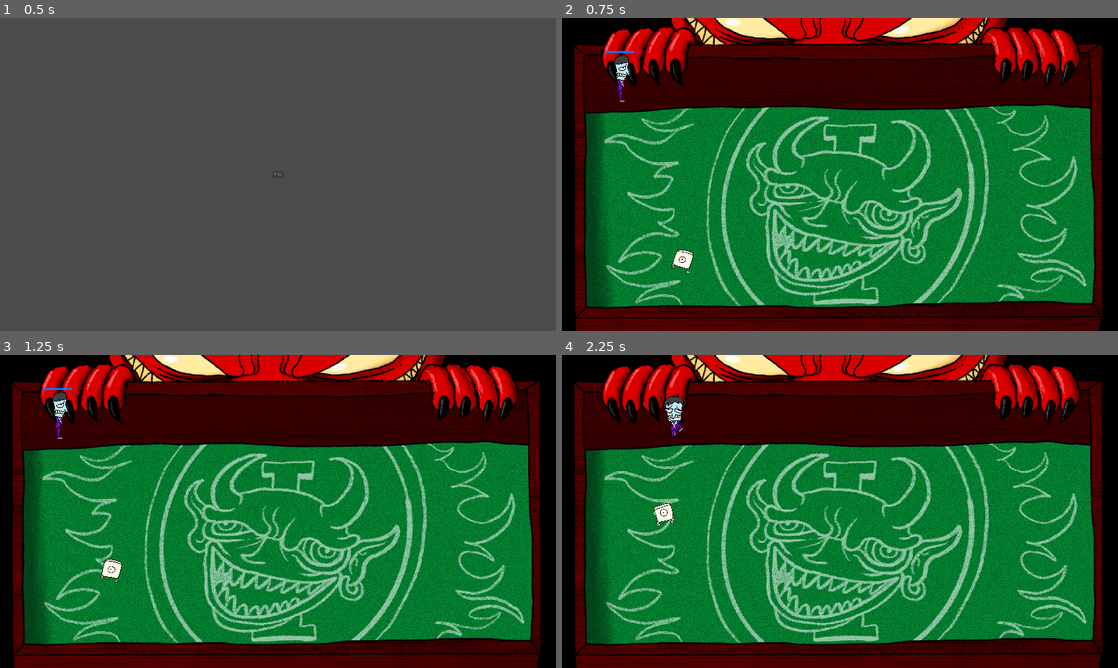
Above: before the commit, frames 1-4 (two rows, left to right).
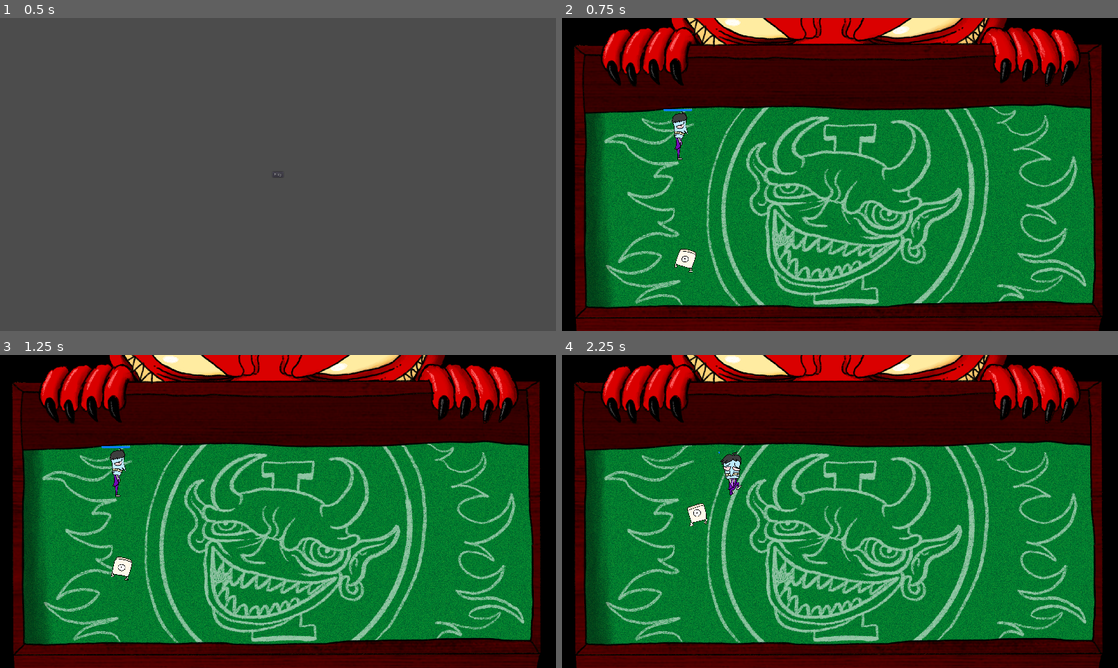
Above: after the commit, the same moments.

Repository: TheSeahorse/GMTK2022
Game: Godot game, scene res://Main.tscn
The game is run twice, just before and just after one commit, with the same random seed, the same clock (stepped at 60 frames per second) and the same inputs.
Inputs (mouse positions are in pixels of both pictures, inside the frame that each line leads up to):
- Up to frame 1 (0.5 s): no input
- Up to frame 2 (0.75 s): click "Play" at 0.5 s
- Up to frame 3 (1.25 s): no input
- Up to frame 4 (2.25 s): move the mouse to (962, 495) at 1.27 s; hold D (move_right) 1.28-2.03 s; hold Right mouse button (attack) 1.28-2.03 s; move the mouse to (728, 527) at 2.02 s; hold S (move_down) from 2.03 s (still down); right-click (728, 527) at 2.1 s

Frame 1 is identical in both runs. In frame 2, 0.7% of the frame differs, in the area x 7-25%, y 10-82%; in frame 3, 0.8%; in frame 4, 1.0%, in the area x 16-33%, y 12-55%.

Commit message:
Added wall collision and tweaked player hitbox

Diff:
--- a/Game.gd
+++ b/Game.gd
@@ -15,7 +15,7 @@
 func _ready():
     rng.randomize()
     player = Player.instance()
-    player.position = Vector2(200,200)
+    player.position = Vector2(400,400)
     player.connect("enemy_detected", self, "_player_detected_enemy")
     add_child(player)
     add_enemy()
--- a/Game.tscn
+++ b/Game.tscn
@@ -23,4 +23,10 @@
 
 [node name="Enemies" type="Node2D" parent="."]
 
+[node name="Walls" type="StaticBody2D" parent="."]
+collision_mask = 0
+
+[node name="CollisionPolygon2D" type="CollisionPolygon2D" parent="Walls"]
+polygon = PoolVector2Array( 78, 328, 82, 1002, 1832, 986, 1838, 832, 1834, 556, 1828, 516, 1822, 312, 1636, 300, 1467, 308, 1259, 312, 944, 314, 657, 310, 373, 310, 219, 322, 36, 328, 40, 94, 1858, 94, 1874, 1079, 38, 1081, 40, 352, 80, 290 )
+
 [connection signal="timeout" from="EnemySpawnTimer" to="." method="_on_EnemySpawnTimer_timeout"]
--- a/Player.tscn
+++ b/Player.tscn
@@ -192,12 +192,11 @@
 } ]
 
 [sub_resource type="CapsuleShape2D" id=10]
-radius = 12.0
-height = 116.0
+height = 48.0
 
 [sub_resource type="CapsuleShape2D" id=33]
-radius = 13.0
-height = 116.0
+radius = 11.0
+height = 48.0
 
 [node name="Player" type="KinematicBody2D"]
 collision_layer = 2
@@ -210,6 +209,7 @@
 animation = "idle_down"
 
 [node name="CollisionShape2D" type="CollisionShape2D" parent="."]
+position = Vector2( 0, 18 )
 shape = SubResource( 10 )
 
 [node name="EnemyDetector" type="Area2D" parent="."]
@@ -217,6 +217,7 @@
 collision_mask = 12
 
 [node name="EnemyDetectorShape" type="CollisionShape2D" parent="EnemyDetector"]
+position = Vector2( 0, 18 )
 shape = SubResource( 33 )
 
 [node name="Weapon" type="Area2D" parent="."]
